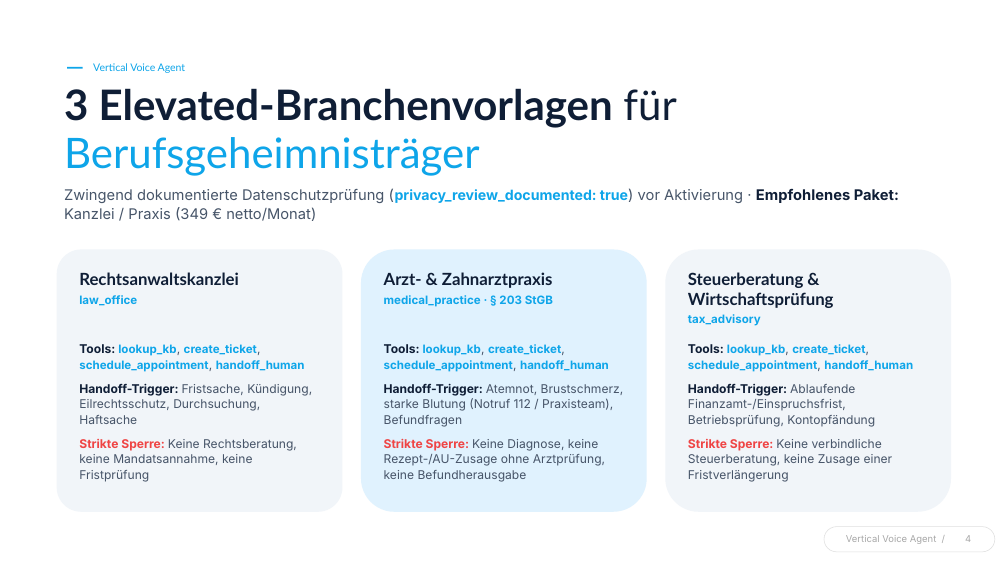
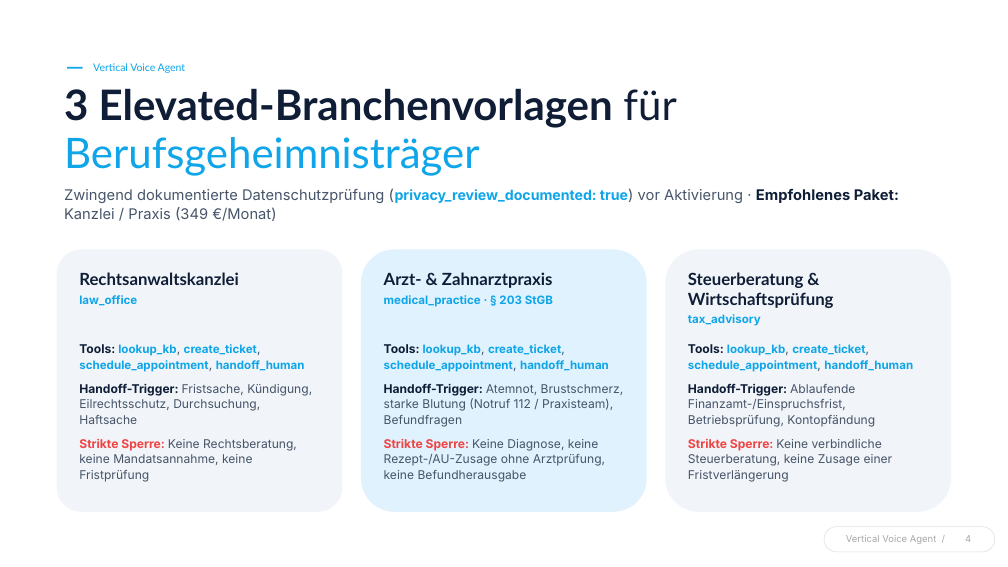
Before and after one commit to realsyncdynamics-spec/vertical-voice-agent, a slide deck: slide 4 of vertical-voice-agent-pitch-deck.pptx. Drawn at 1008x567 pixels with LibreOffice and Linux fonts; fonts in the diff are those of the drawing. Boxes give left, top, right and bottom in pixels: in the first picture for what was removed or moved away, otherwise in the second. Text is boxed around its words. In the diff, an @@ line names an element or a change of style, - is before the commit and + after.

```diff
--- a/vertical-voice-agent-pitch-deck.pptx
+++ b/vertical-voice-agent-pitch-deck.pptx
@@ text at bbox=[64, 189, 899, 221]: text changed @@
-Zwingend dokumentierte Datenschutzprüfung (privacy_review_documented: true) vor Aktivierung · Empfohlenes Paket: Kanzlei / Praxis (349 € netto/Monat)
+Zwingend dokumentierte Datenschutzprüfung (privacy_review_documented: true) vor Aktivierung · Empfohlenes Paket: Kanzlei / Praxis (349 €/Monat)
```
Also in this commit, not shown: 2 other slides changed.
